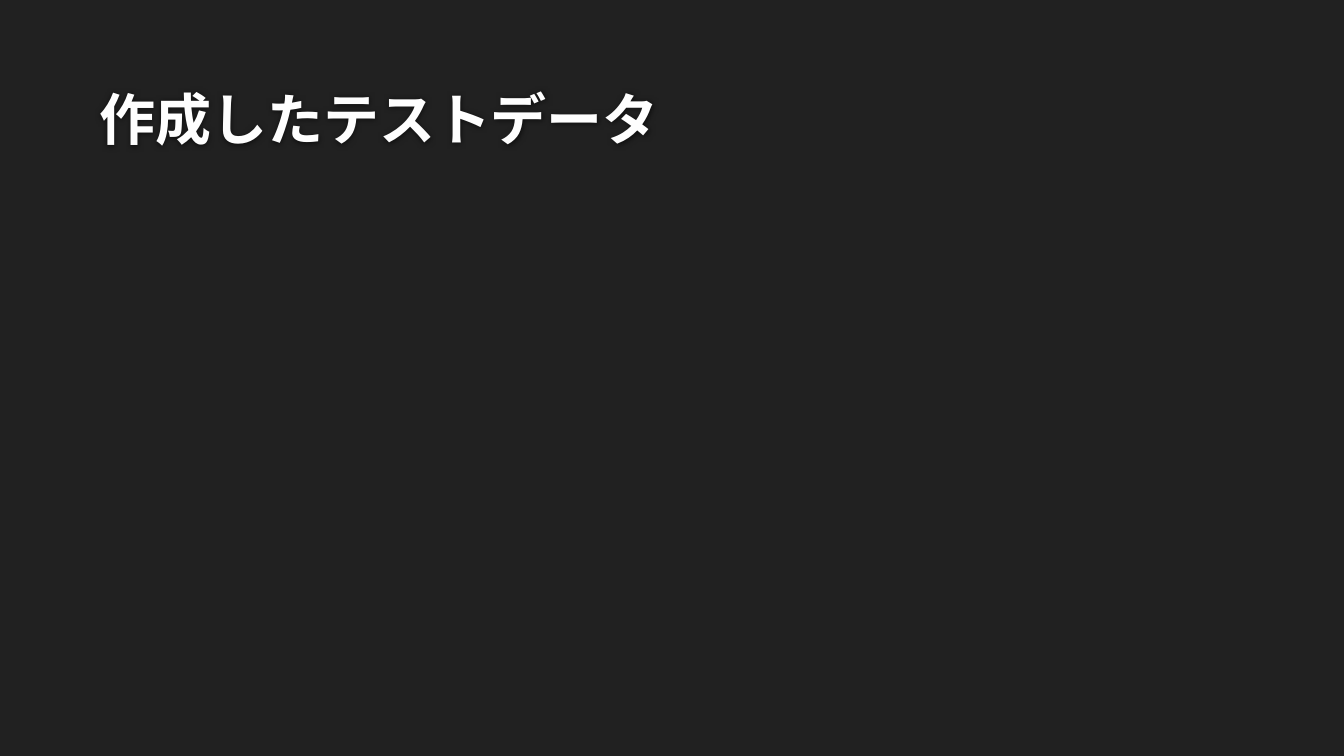
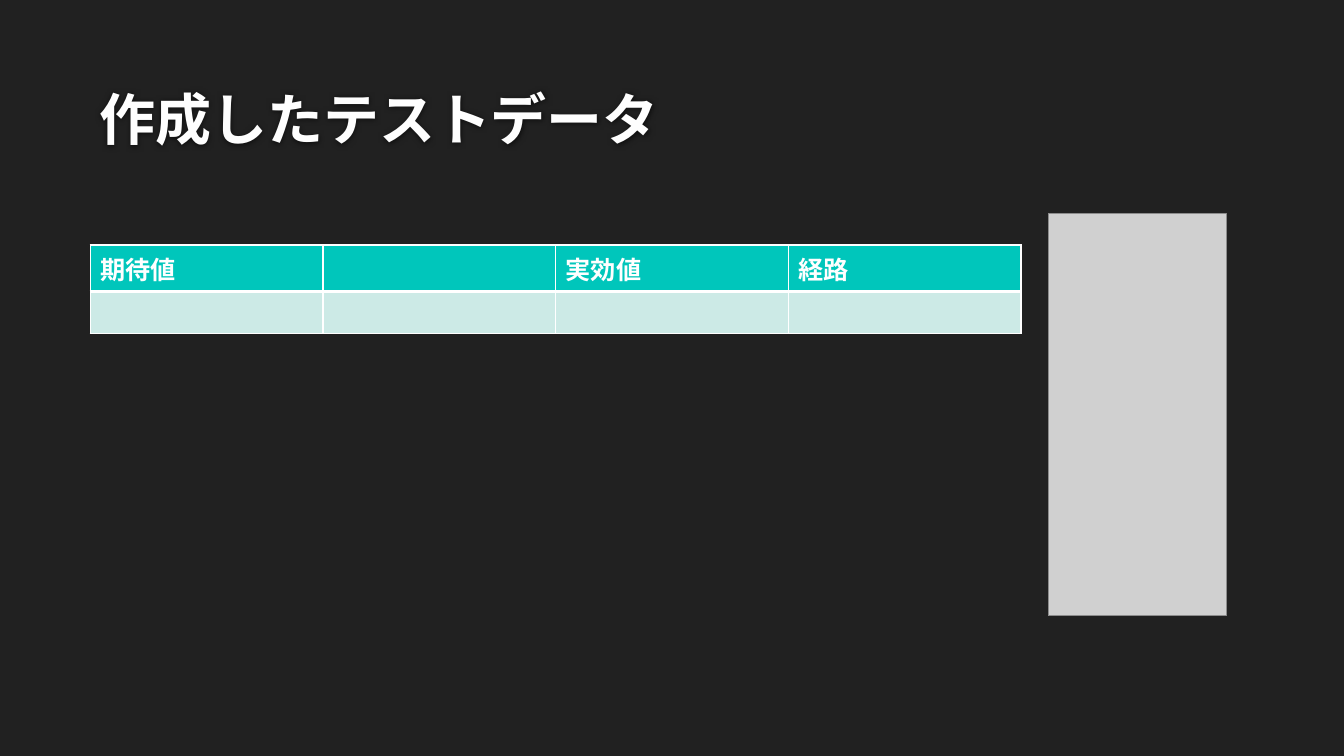
Before and after one commit to ie03-aizu-2019/ie03project-team_linearsystem, a slide deck: slide 11 of ソフトウェア総合演習.pptx. Drawn at 1344x756 pixels with LibreOffice and Linux fonts; fonts in the diff are those of the drawing; grey boxes stand for pictures; background and template pictures are left out. Boxes give left, top, right and bottom in pixels: in the first picture for what was removed or moved away, otherwise in the second. Text is boxed around its words. In the diff, an @@ line names an element or a change of style, - is before the commit and + after.

```diff
--- a/ソフトウェア総合演習.pptx
+++ b/ソフトウェア総合演習.pptx
@@ picture added at <box>1049,214,1227,616</box> @@
@@ table added at <box>91,245,1022,327</box>, 2 rows, 4 columns @@
+期待値 |  | 実効値 | 経路
+ |  |  | 
```
Also in this commit, not shown: 2 other slides changed, 2 slides added.
